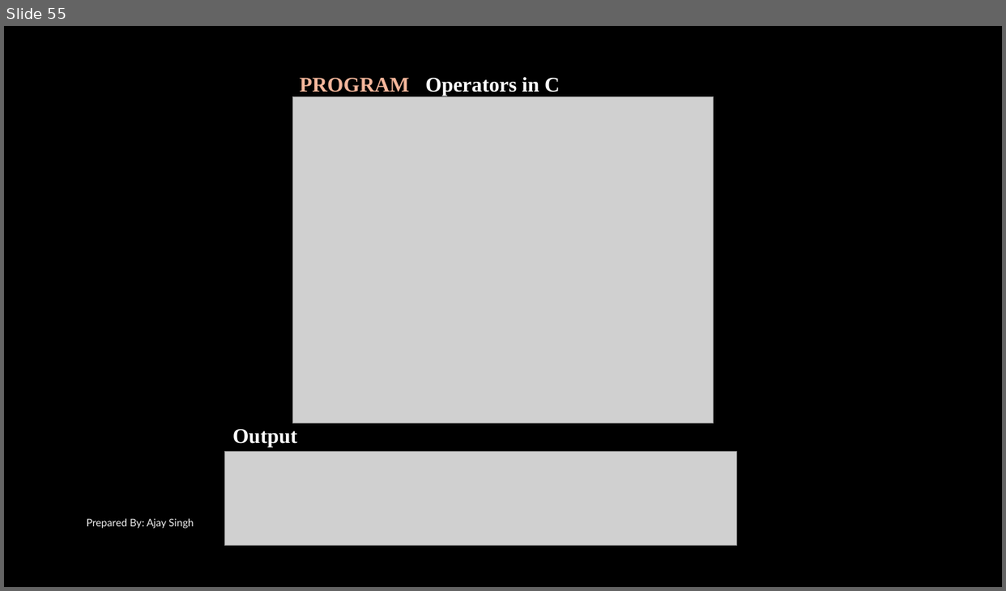
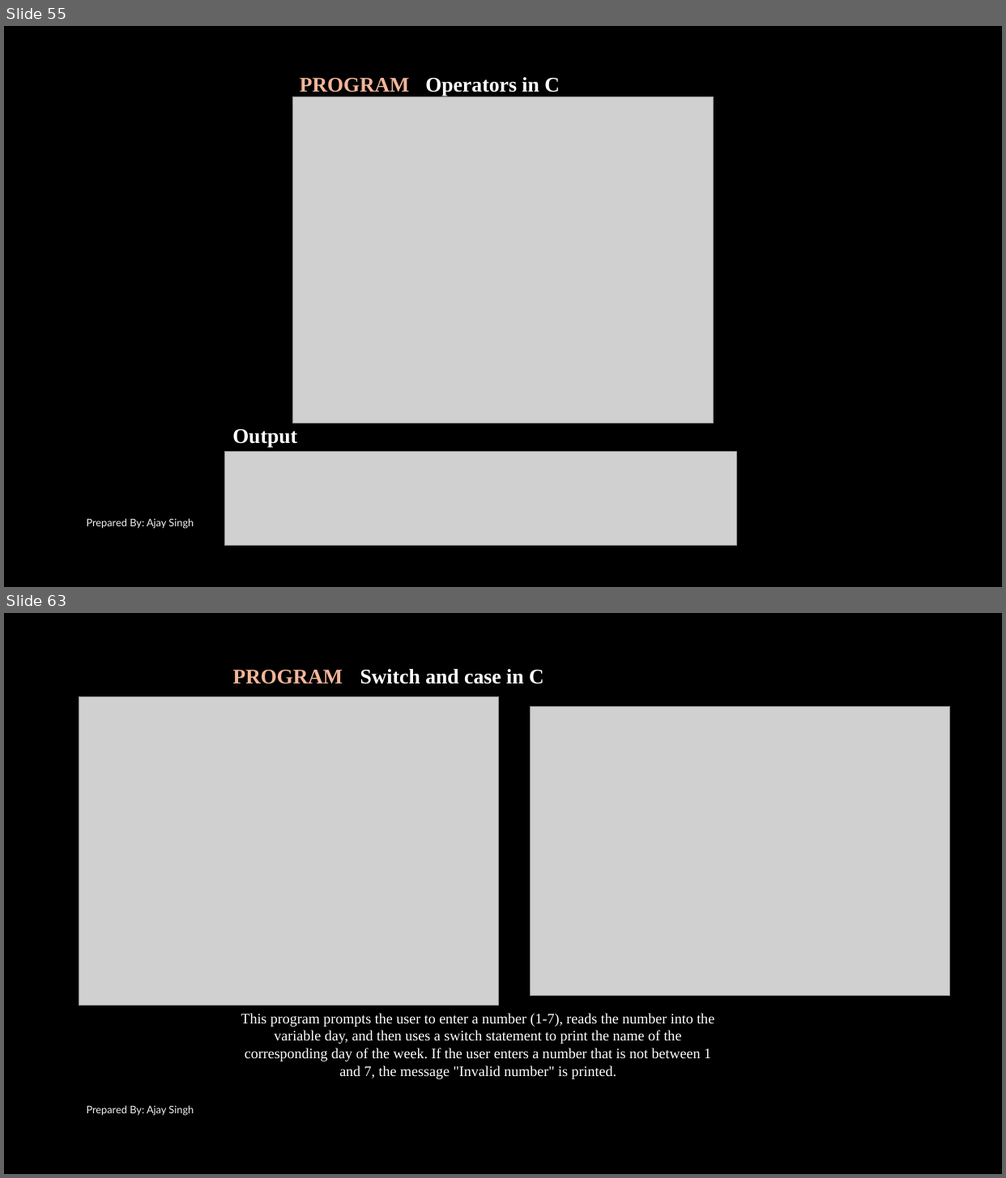
Before and after one commit to mentormaya/notes, a slide deck: assets/Computer_Science/Class_12/C_Programming_II.pptx. Shown one above the other, each under a label of ours: slide 55 before the commit, slides 55 and 63 after it; the slides between them are not shown. The pictures are 1006x591 and 1006x1178 pixels, drawn with LibreOffice and Linux fonts; fonts in the diff are those of the drawing; grey boxes stand for pictures; background and template pictures are left out. Boxes give left, top, right and bottom in pixels: in the first picture for what was removed or moved away, otherwise in the second. Text is boxed around its words. In the diff, an @@ line names an element or a change of style, - is before the commit and + after.

Commit message:
c programming II pptx updated

```diff
--- a/assets/Computer_Science/Class_12/C_Programming_II.pptx
+++ b/assets/Computer_Science/Class_12/C_Programming_II.pptx
@@ slide 63 added at [4,613,1002,1174], background picture (left out) @@
@@ text added at [233,670,343,684], 20 pt, text #F4B69B, bold @@
+PROGRAM
@@ text added at [360,669,544,684], 20 pt, text #FFFFFF, bold @@
+Switch and case in C
@@ picture added at [79,697,499,1005] @@
@@ picture added at [530,707,950,996] @@
@@ text added at [241,1013,714,1080], 14 pt, text #FFFFFF @@
+This program prompts the user to enter a number (1-7), reads the number into the variable day, and then uses a switch statement to print the name of the corresponding day of the week. If the user enters a number that is not between 1 and 7, the message "Invalid number" is printed.
@@ text added at [87,1105,194,1115], 10 pt, text #F2F2F2 @@
+Prepared By: Ajay Singh
```
Also in this commit, not shown: 50 other slides added.
